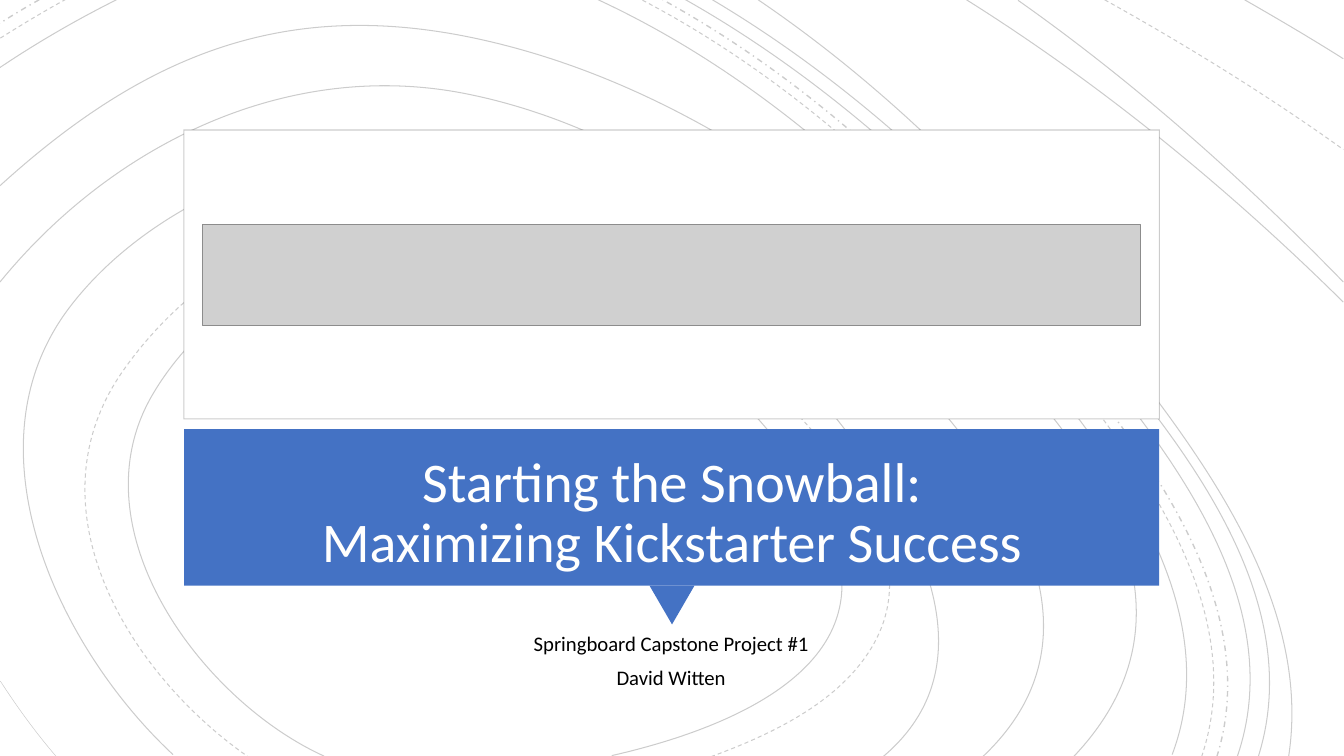
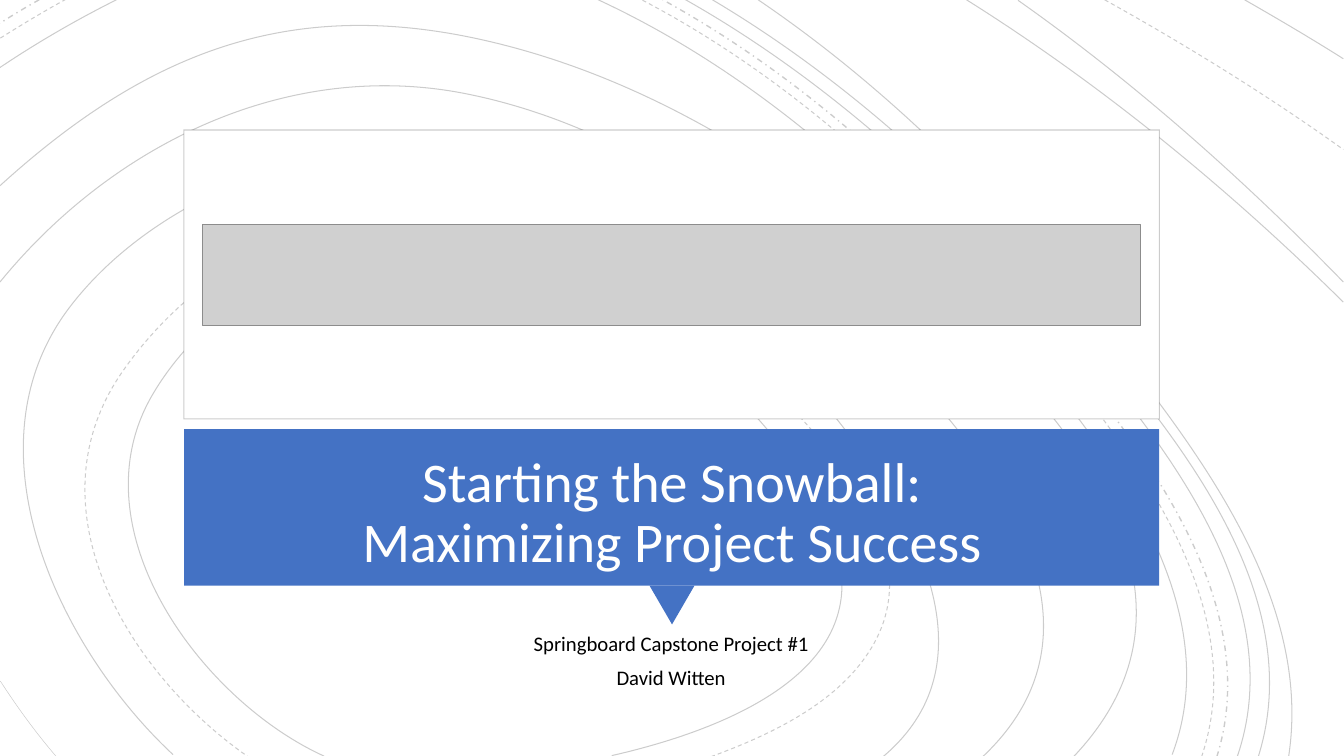
Before and after one commit to dwitten392/Springboard---DW, a slide deck: slide 1 of Capstone 1 - Kickstarter/Kickstarter - Starting the Snowball.pptx. Drawn at 1344x756 pixels with LibreOffice and Linux fonts; fonts in the diff are those of the drawing; grey boxes stand for pictures. Boxes give left, top, right and bottom in pixels: in the first picture for what was removed or moved away, otherwise in the second. Text is boxed around its words. In the diff, an @@ line names an element or a change of style, - is before the commit and + after.

Commit message:
small updates

```diff
--- a/Capstone 1 - Kickstarter/Kickstarter - Starting the Snowball.pptx
+++ b/Capstone 1 - Kickstarter/Kickstarter - Starting the Snowball.pptx
@@ title at <box>362,463,981,572</box>: text changed @@
-Starting the Snowball:
-Maximizing Kickstarter Success
+Starting the Snowball:
+Maximizing Project Success
```
